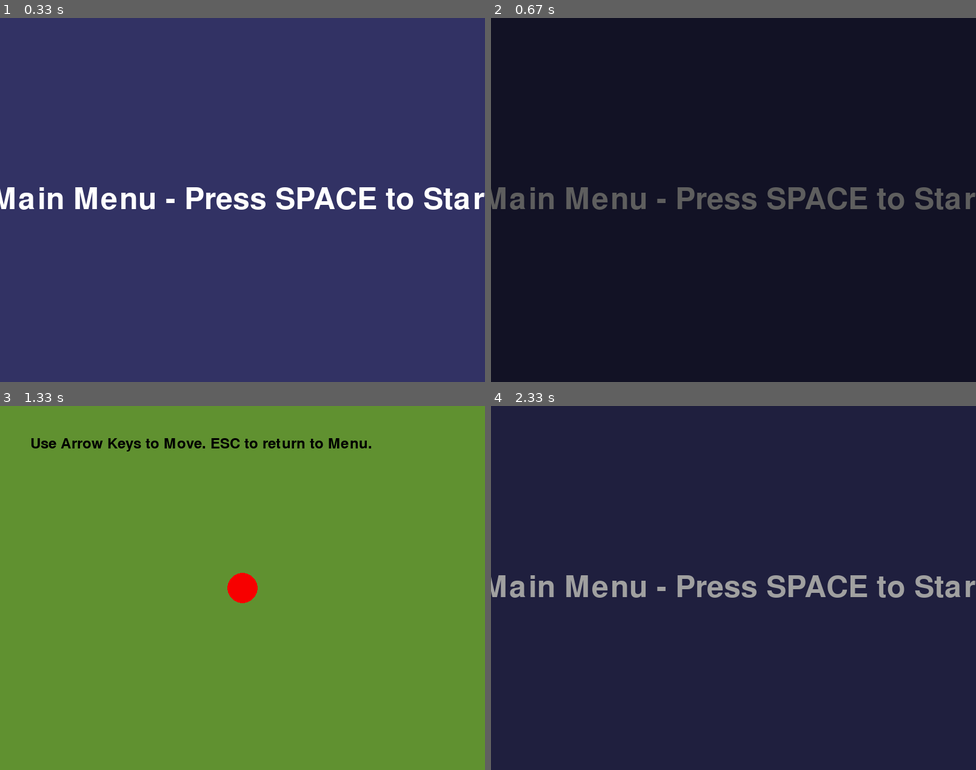
Above: before the commit, frames 1-4 (two rows, left to right).
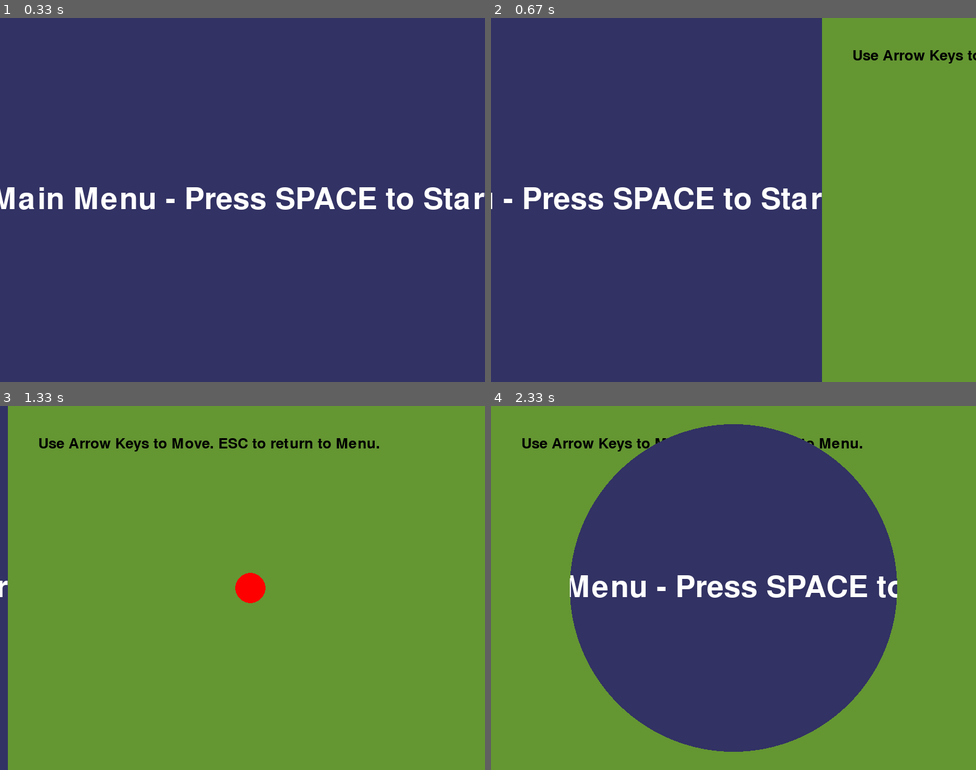
Above: after the commit, the same moments.

Repository: yang208115/pygame-scene
Game: pygame game, started from main.py
Two runs of this game, one before a commit and one after it. Both use one fixed random seed, a clock stepped at 60 frames per second and the inputs below.
Inputs:
- Up to frame 1 (0.33 s): no input
- Up to frame 2 (0.67 s): tap Space at 0.33 s
- Up to frame 3 (1.33 s): hold A from 1.17 s (still down); hold Up from 1.17 s (still down)
- Up to frame 4 (2.33 s): release A at 1.63 s; release Up at 1.63 s; hold Esc 1.67-2.13 s; hold W 1.67-2.13 s

Frame 1 is identical in both runs. In frame 2, 100% of the frame differs, in the area x 0-100%, y 0-100%; in frame 3, 3.0%; in frame 4, 100%.

Commit message:
Feat: Add default transition registration and three preset transition effects.
[版本 1.1.0] - 2025-09-22
✨ 新增功能
- **默认过渡效果**：SceneManager 现支持通过 `register_default_transition()` 方法设置全局默认过渡效果。当两个场景之间未指定特定过渡时，将自动应用默认效果，从而显著减少重复的注册代码量。
- **新增三种过渡预设**：
  a. **FadeTransition**：经典的淡入淡出过渡效果。
  b. **SlideTransition**：新场景从侧面平滑滑入并覆盖旧场景。
  c. **CircleWipeTransition**：从屏幕中心以圆形展开的方式切换至新场景。

🎨 改进
- **代码结构优化**：为提升模块化水平，所有过渡效果类（`FadeTransition`, `SlideTransition`, `CircleWipeTransition`）已从 `main.py` 移至 `transition.py`，以便在项目中更方便地复用。
- **演示更新**：`main.py` 已更新，现在全面展示如何注册并使用这些全新的过渡效果。

Diff:
--- a/main.py
+++ b/main.py
@@ -1,37 +1,9 @@
 import pygame
 import sys
-
-
+from transition import FadeTransition, SlideTransition, CircleWipeTransition
 from scene_manage import SceneManager
 from scene import Scene
-from transition import Transition
 
-class FadeTransition(Transition):
-    """淡入淡出过渡效果。"""
-
-    def __init__(self, duration: float):
-        super().__init__(duration)  # 过渡时间
-        self.fade_surface = pygame.Surface((800, 600)) # 假设屏幕大小
-        self.fade_surface.fill((0, 0, 0))
-
-    def update(self, dt: float) -> None:
-        super().update(dt)
-
-    def render(self, screen: pygame.Surface, old_scene_surface: pygame.Surface, new_scene_surface: pygame.Surface) -> None:
-        progress = min(self.elapsed_time / self.duration, 1.0)
-
-        # 淡出阶段 (0.0 to 0.5)
-        if progress < 0.5:
-            alpha = int((progress / 0.5) * 255)
-            screen.blit(old_scene_surface, (0, 0))
-            self.fade_surface.set_alpha(alpha)
-            screen.blit(self.fade_surface, (0, 0))
-        # 淡入阶段 (0.5 to 1.0)
-        else:
-            alpha = int(((1.0 - progress) / 0.5) * 255)
-            screen.blit(new_scene_surface, (0, 0))
-            self.fade_surface.set_alpha(alpha)
-            screen.blit(self.fade_surface, (0, 0))
 
 class MainMenuScene(Scene):
     def __init__(self):
@@ -44,6 +16,8 @@
         for event in events:
             if event.type == pygame.KEYDOWN and event.key == pygame.K_SPACE:
                 return "GameScene"
+            if event.type == pygame.KEYDOWN and event.key == pygame.K_ESCAPE:
+                return "SettingMenu"
         return None
 
     def update(self, dt: float) -> None:
@@ -53,12 +27,32 @@
         screen.fill((50, 50, 100))
         screen.blit(self.text, self.text_rect)
 
+class SettingMenuScene(Scene):
+    def __init__(self):
+        super().__init__("SettingMenu")
+        self.font = pygame.font.Font(None, 74)
+        self.text = self.font.render("Setting Menu - Press SPACE to Start", True, (255, 255, 255))
+        self.text_rect = self.text.get_rect(center=(400, 300))
+
+    def handle_events(self, events: list[pygame.event.Event]) -> str | None:
+        for event in events:
+            if event.type == pygame.KEYDOWN and event.key == pygame.K_ESCAPE:
+                return "MainMenu"
+        return None
+
+    def update(self, dt: float) -> None:
+        pass
+
+    def render(self, screen: pygame.Surface) -> None:
+        screen.fill((80, 150, 100))
+        screen.blit(self.text, self.text_rect)
+
 class GameScene(Scene):
     def __init__(self):
         super().__init__("GameScene")
         self.font = pygame.font.Font(None, 36)
         self.player_pos = [400, 300]
-        self.player_speed = 300 # 像素/秒
+        self.player_speed = 300
 
     def handle_events(self, events: list[pygame.event.Event]) -> str | None:
         for event in events:
@@ -68,16 +62,15 @@
 
     def update(self, dt: float) -> None:
         keys = pygame.key.get_pressed()
-        if keys[pygame.K_LEFT]:
+        if keys[pygame.K_a]:
             self.player_pos[0] -= self.player_speed * dt
-        if keys[pygame.K_RIGHT]:
+        if keys[pygame.K_d]:
             self.player_pos[0] += self.player_speed * dt
-        if keys[pygame.K_UP]:
+        if keys[pygame.K_w]:
             self.player_pos[1] -= self.player_speed * dt
-        if keys[pygame.K_DOWN]:
+        if keys[pygame.K_s]:
             self.player_pos[1] += self.player_speed * dt
 
-        # 边界检查
         self.player_pos[0] = max(25, min(800 - 25, self.player_pos[0]))
         self.player_pos[1] = max(25, min(600 - 25, self.player_pos[1]))
 
@@ -95,9 +88,11 @@
     manager = SceneManager(screen)
     manager.add_scene("MainMenu", MainMenuScene())
     manager.add_scene("GameScene", GameScene())
+    manager.add_scene("SettingMenu", SettingMenuScene())
 
-    manager.register_transition("MainMenu", "GameScene", lambda: FadeTransition(1.0))
-    manager.register_transition("GameScene", "MainMenu", lambda: FadeTransition(0.8))
+    manager.register_default_transition(lambda: FadeTransition(0.8))
+    manager.register_transition("MainMenu", "GameScene", lambda: SlideTransition(1.0))
+    manager.register_transition("GameScene", "MainMenu", lambda: CircleWipeTransition(1.2))
 
     manager.run("MainMenu")
 
--- a/scene_manage.py
+++ b/scene_manage.py
@@ -19,6 +19,7 @@
         self.next_scene_name: str | None = None
         self.old_scene_surface = pygame.Surface(screen.get_size())
         self.new_scene_surface = pygame.Surface(screen.get_size())
+        self.default_transition: Callable[[], Transition] | None = None
 
     def add_scene(self, name: str, scene: Scene) -> None:
         """注册一个场景到管理器中。
@@ -49,66 +50,63 @@
 
     def run(self, initial_scene: str) -> None:
         """启动游戏主循环，支持过渡效果。"""
-        self.switch_scene(initial_scene)  # 初始化并切换到初始场景
+        self.switch_scene(initial_scene)
 
         while self.running:
-            dt = self.clock.tick(self.fps) / 1000.0  # 控制帧率，获取每帧耗时（秒）
+            dt = self.clock.tick(self.fps) / 1000.0
 
-            events = pygame.event.get()  # 获取所有事件
+            events = pygame.event.get()
             for event in events:
                 if event.type == pygame.QUIT:
-                    self.running = False  # 处理窗口关闭事件，终止主循环
+                    self.running = False
 
-            # ----- 过渡状态 -----
             if self.in_transition and self.transition:
-                self.transition.update(dt)  # 更新过渡动画状态
-                self.transition.render(self.screen, self.old_scene_surface, self.new_scene_surface)  # 渲染过渡效果
+                self.transition.update(dt)
+                self.transition.render(self.screen, self.old_scene_surface, self.new_scene_surface)
                 if self.transition.is_complete:
-                    # 真正完成场景切换
                     if self.current_scene:
-                        self.current_scene.on_exit()  # 退出当前场景
-                    self.current_scene = self.scenes[self.next_scene_name]  # 切换到新场景
-                    self.in_transition = False  # 结束过渡状态
-                    self.transition = None      # 清除过渡对象
-            # ----- 正常运行 -----
+                        self.current_scene.on_exit()
+                    self.current_scene = self.scenes[self.next_scene_name]
+                    self.in_transition = False
+                    self.transition = None
             else:
                 if self.current_scene:
-                    next_scene = self.current_scene.handle_events(events)  # 处理当前场景事件，返回下一个场景名（如有）
+                    next_scene = self.current_scene.handle_events(events)
                     if next_scene:
                         key = (self.current_scene.name, next_scene)
-                        if key in self.transition_map:
-                            # 如果有注册过渡效果，则使用过渡切换
-                            self.switch_scene_with_transition(next_scene, self.transition_map[key])
+                        transition_factory = self.transition_map.get(key) or self.default_transition
+                        if transition_factory:
+                            self.switch_scene_with_transition(next_scene, transition_factory)
                         else:
-                            # 否则直接切换场景
                             self.switch_scene(next_scene)
                     else:
-                        self.current_scene.update(dt)      # 更新当前场景逻辑
-                        self.current_scene.render(self.screen)  # 渲染当前场景
+                        self.current_scene.update(dt)
+                        self.current_scene.render(self.screen)
 
-            pygame.display.flip()  # 刷新屏幕显示
+            pygame.display.flip()
 
     def switch_scene_with_transition(self, name: str, transition_factory: Callable[[], Transition]) -> None:
         if name not in self.scenes:
             raise ValueError(f"Scene '{name}' not found.")
 
-        # 保存当前场景图像
         self.old_scene_surface = pygame.Surface(self.screen.get_size())
         if self.current_scene:
-            self.current_scene.render(self.old_scene_surface)  # 渲染当前场景到 old_scene_surface
+            self.current_scene.render(self.old_scene_surface)
 
-        # 初始化新场景并渲染一帧
         next_scene = self.scenes[name]
-        next_scene.on_enter(self.screen)  # 初始化新场景
-        next_scene.update(0)              # 更新新场景（dt=0）
+        next_scene.on_enter(self.screen)
+        next_scene.update(0)
         self.new_scene_surface = pygame.Surface(self.screen.get_size())
-        next_scene.render(self.new_scene_surface)  # 渲染新场景到 new_scene_surface
+        next_scene.render(self.new_scene_surface)
 
-        # 启动过渡
-        self.transition = transition_factory()  # 创建过渡对象
-        self.in_transition = True               # 标记进入过渡状态
-        self.next_scene_name = name             # 记录下一个场景名
+        self.transition = transition_factory()
+        self.in_transition = True
+        self.next_scene_name = name
 
     def register_transition(self, from_scene: str, to_scene: str, factory: Callable[[], Transition]):
         """注册从 from_scene 切换到 to_scene 时使用的过渡效果"""
         self.transition_map[(from_scene, to_scene)] = factory
+
+    def register_default_transition(self, factory: Callable[[], Transition]):
+        """注册一个默认的过渡效果，用于所有未指定过渡的场景切换。"""
+        self.default_transition = factory
--- a/transition.py
+++ b/transition.py
@@ -1,5 +1,6 @@
 from abc import ABC, abstractmethod
 import pygame
+import math
 
 class Transition(ABC):
     """抽象过渡效果基类。"""
@@ -30,3 +31,70 @@
             new_scene_surface: 新场景的渲染表面。
         """
         pass
+
+class FadeTransition(Transition):
+    """淡入淡出过渡效果。"""
+
+    def __init__(self, duration: float):
+        super().__init__(duration)
+        self.fade_surface = pygame.Surface((800, 600))
+        self.fade_surface.fill((0, 0, 0))
+
+    def update(self, dt: float) -> None:
+        super().update(dt)
+
+    def render(self, screen: pygame.Surface, old_scene_surface: pygame.Surface, new_scene_surface: pygame.Surface) -> None:
+        progress = min(self.elapsed_time / self.duration, 1.0)
+
+        if progress < 0.5:
+            alpha = int((progress / 0.5) * 255)
+            screen.blit(old_scene_surface, (0, 0))
+            self.fade_surface.set_alpha(alpha)
+            screen.blit(self.fade_surface, (0, 0))
+        else:
+            alpha = int(((1.0 - progress) / 0.5) * 255)
+            screen.blit(new_scene_surface, (0, 0))
+            self.fade_surface.set_alpha(alpha)
+            screen.blit(self.fade_surface, (0, 0))
+
+class SlideTransition(Transition):
+    """滑动过渡效果。"""
+    def __init__(self, duration: float):
+        super().__init__(duration)
+
+    def update(self, dt: float) -> None:
+        super().update(dt)
+
+    def render(self, screen: pygame.Surface, old_scene_surface: pygame.Surface, new_scene_surface: pygame.Surface) -> None:
+        progress = self.elapsed_time / self.duration
+        width = screen.get_width()
+
+        old_x = -progress * width
+        new_x = width - progress * width
+
+        screen.blit(old_scene_surface, (old_x, 0))
+        screen.blit(new_scene_surface, (new_x, 0))
+
+class CircleWipeTransition(Transition):
+    """圆形擦除过渡效果。"""
+    def __init__(self, duration: float):
+        super().__init__(duration)
+
+    def update(self, dt: float) -> None:
+        super().update(dt)
+
+    def render(self, screen: pygame.Surface, old_scene_surface: pygame.Surface, new_scene_surface: pygame.Surface) -> None:
+        progress = self.elapsed_time / self.duration
+        width, height = screen.get_size()
+        center = (width // 2, height // 2)
+
+        max_radius = math.sqrt(center[0]**2 + center[1]**2)
+        radius = progress * max_radius
+        screen.blit(new_scene_surface, (0, 0))
+        temp_surf = pygame.Surface((width, height), pygame.SRCALPHA)
+        temp_surf.blit(old_scene_surface, (0, 0))
+        cover = pygame.Surface((width, height), pygame.SRCALPHA)
+        cover.fill((255, 255, 255, 255))
+        pygame.draw.circle(cover, (255, 255, 255, 0), center, radius)
+        temp_surf.blit(cover, (0, 0), special_flags=pygame.BLEND_RGBA_MULT)
+        screen.blit(temp_surf, (0, 0))
Not shown, changed: README.md
Not shown, changed: .gitignore
